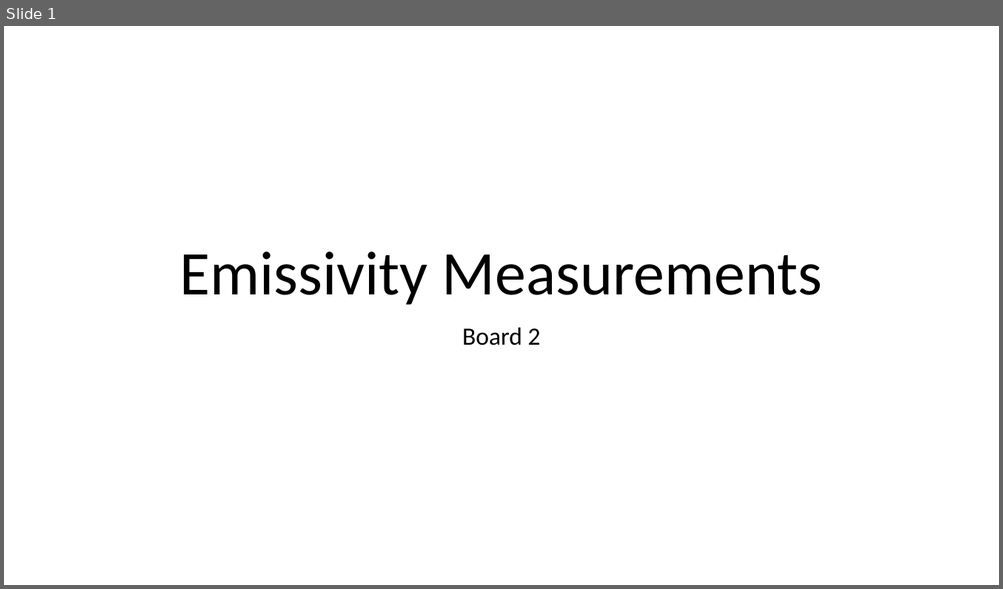
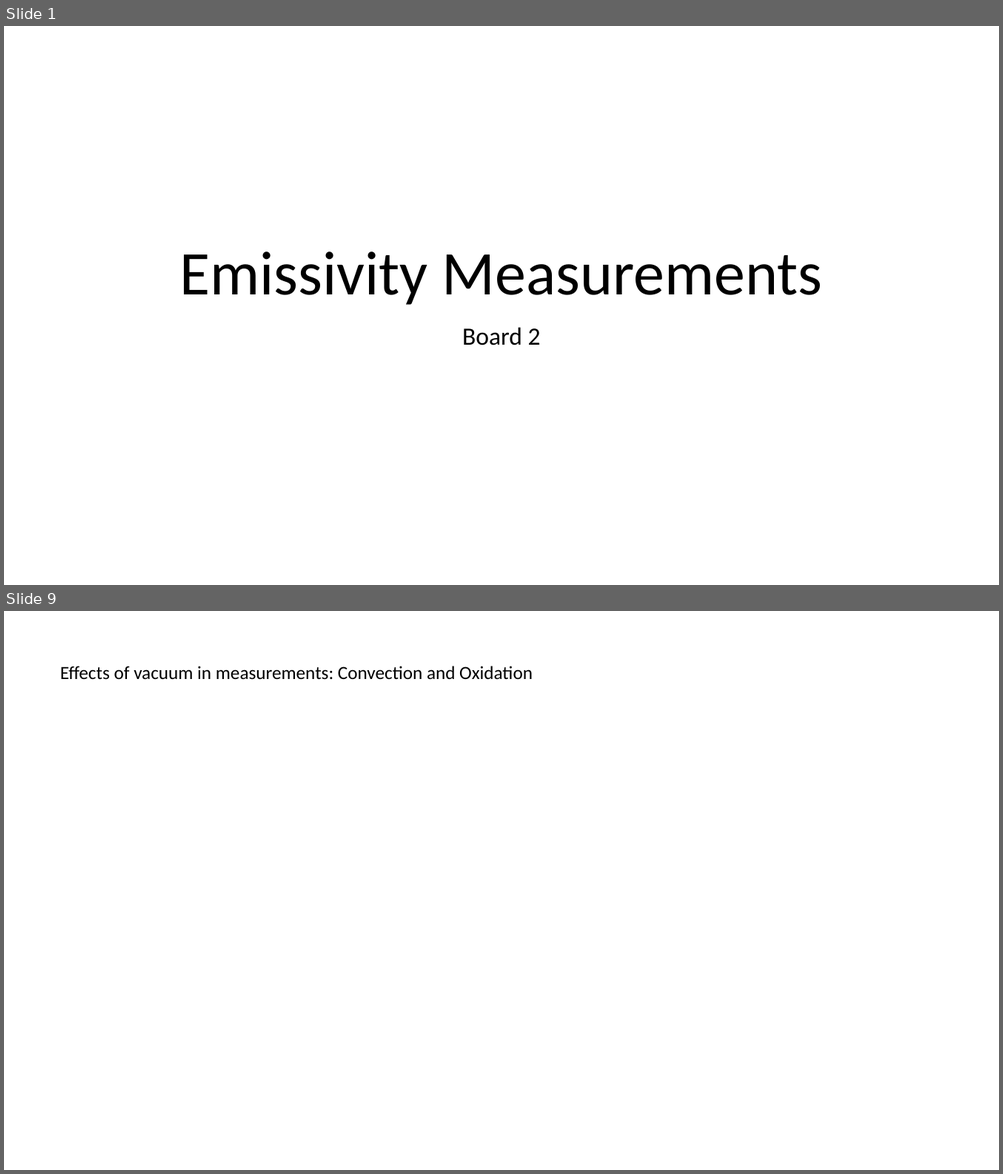
Before and after one commit to navarrof/Emissivity_Stuff, a slide deck: Board2.pptx. Shown one above the other, each under a label of ours: slide 1 before the commit, slides 1 and 9 after it; the slides between them are not shown. The pictures are 1003x589 and 1003x1174 pixels, drawn with LibreOffice and Linux fonts; fonts in the diff are those of the drawing. Boxes give left, top, right and bottom in pixels: in the first picture for what was removed or moved away, otherwise in the second. Text is boxed around its words. In the diff, an @@ line names an element or a change of style, - is before the commit and + after.

Commit message:
Measurements December

```diff
--- a/Board2.pptx
+++ b/Board2.pptx
@@ slide 9 added at (4, 611, 999, 1170), background #FFFFFF @@
@@ text added at (60, 666, 532, 680), 18 pt, text #000000 @@
+Effects of vacuum in measurements: Convection and Oxidation
```
Also in this commit, not shown: 1 slide changed, 7 other slides added, 1 slide removed, 56 other files.
